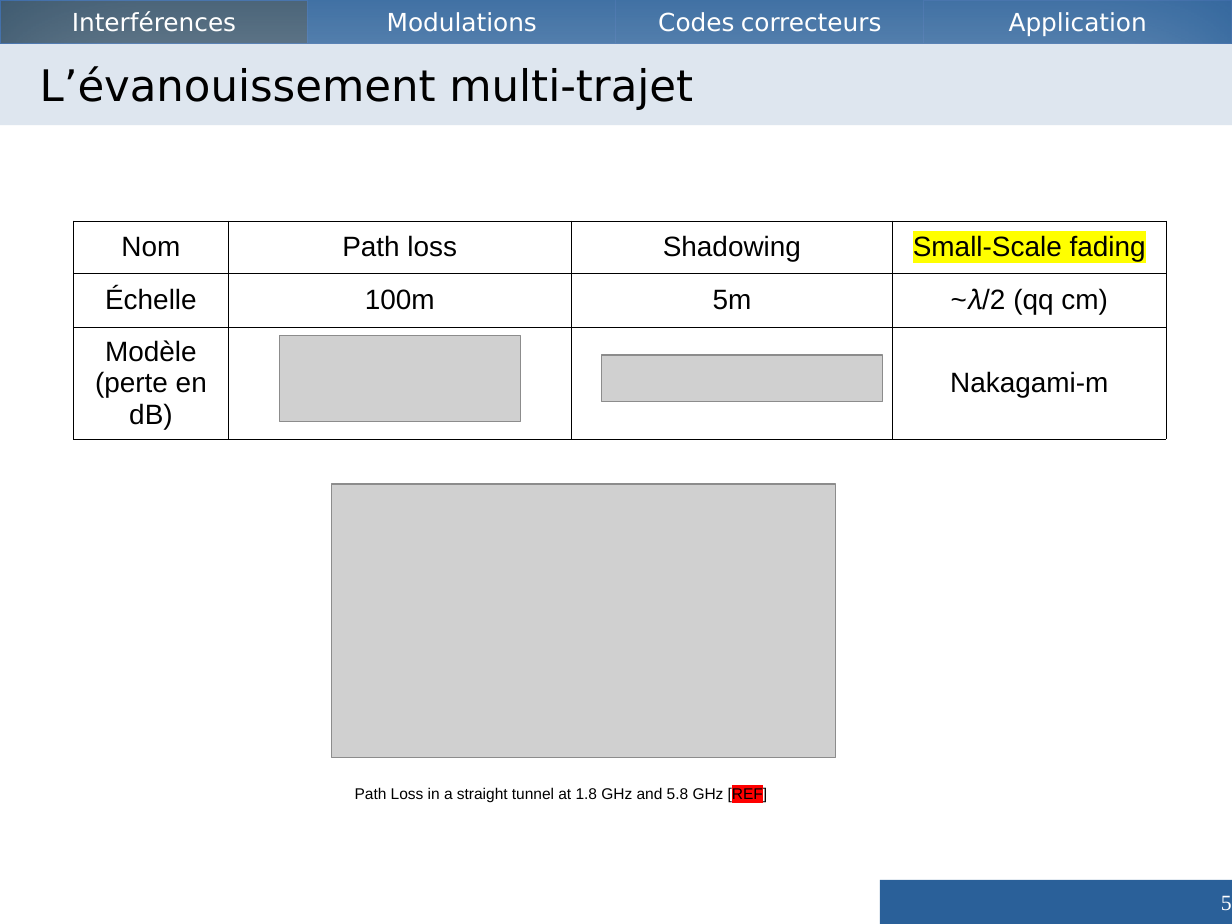
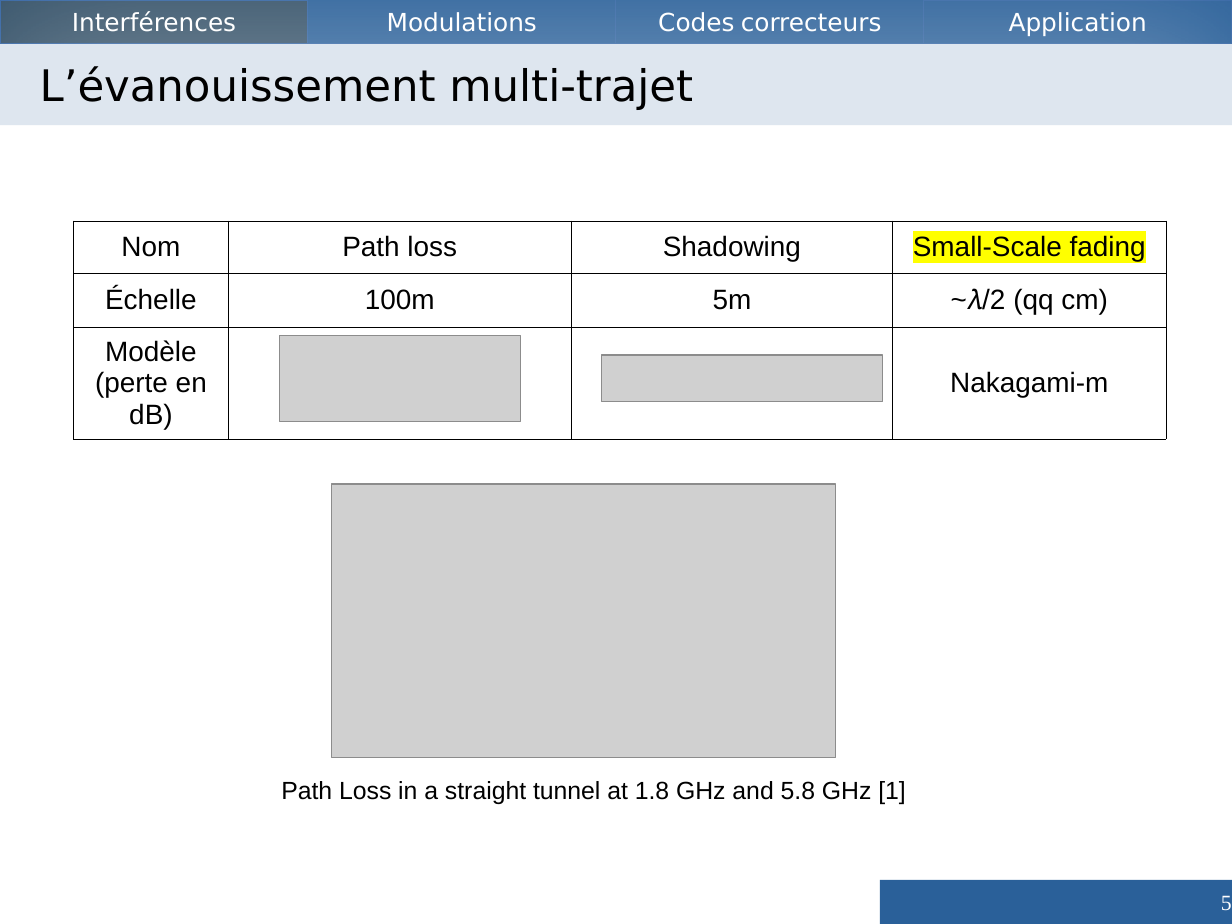
Before and after one commit to Vzrod/tipe, a slide deck: slide 5 of TIPE - Copie.odp. Drawn at 1232x924 pixels with LibreOffice and Linux fonts; fonts in the diff are those of the drawing; grey boxes stand for pictures. Boxes give left, top, right and bottom in pixels: in the first picture for what was removed or moved away, otherwise in the second. Text is boxed around its words. In the diff, an @@ line names an element or a change of style, - is before the commit and + after.

```diff
--- a/TIPE - Copie.odp
+++ b/TIPE - Copie.odp
@@ text at box(281, 781, 906, 804): text changed; size 10 to 16 pt @@
-Path Loss in a straight tunnel at 1.8 GHz and 5.8 GHz [REF]
+Path Loss in a straight tunnel at 1.8 GHz and 5.8 GHz [1]
```
Also in this commit, not shown: 16 other slides changed, 7 slides added, 7 slides removed, 4 other files.
